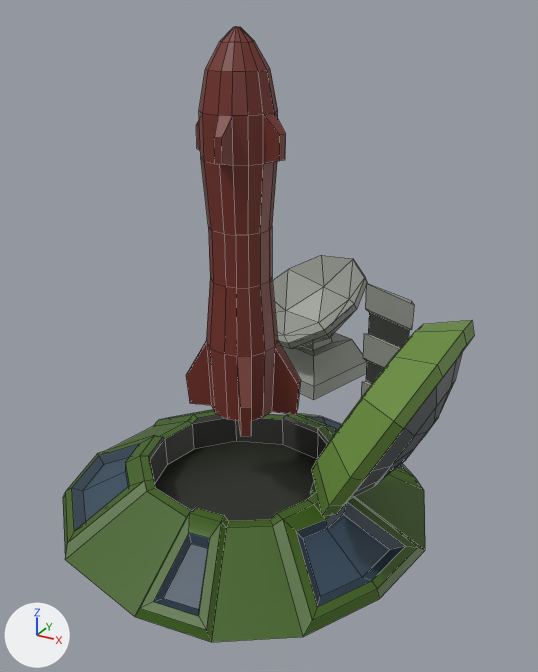
Before and after pictures for a commit that changed the FBX model Assets/FBX/Turret/Mech/MechRktT2.fbx.
The view is the same before and after, from a camera (50 mm lens) standing at (3.19, -5.41, 4.54) and looking at (-0.07, 0.52, 1.57). Lighting does not change. The marker at lower left points along +X, +Y and +Z. Mesh edges are drawn as thin lines.

Names of what the first picture shows: 'MechRktT2', 'RocketT2'.
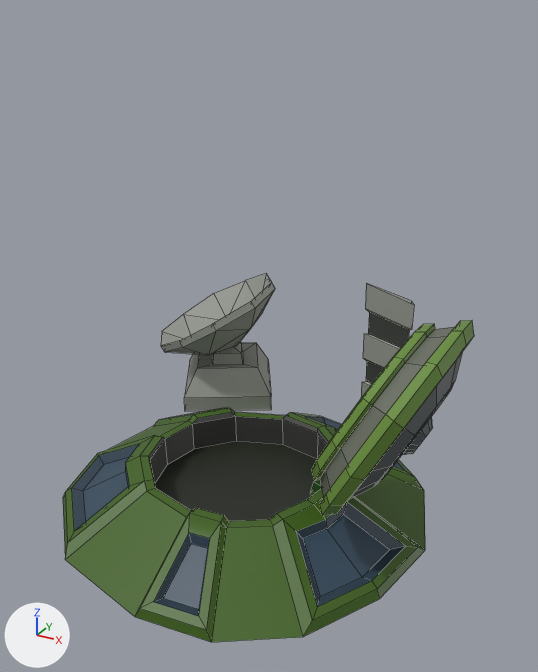
Changed parts and their boxes [x1, y1, x2, y2] in the pictures (538 x 672 px; the box of a moved part takes in the faces that stretch with it):
'MechRktT2', reshaped
    before: [63, 255, 474, 642]
    after: [63, 273, 474, 642]
'RocketT2', deleted (brown)
    before: [186, 27, 301, 436]
part 1 of me_cube_003, built on
    both: [312, 320, 472, 515]
part 2 of me_cube_003, moved or reshaped
    before: [272, 255, 367, 399]
    after: [161, 273, 275, 411]

Patch to the scene script:
```diff
--- a/Assets/FBX/Turret/Mech/MechRktT2.fbx.py
+++ b/Assets/FBX/Turret/Mech/MechRktT2.fbx.py
@@ me_cube_003 @@
 # used by ob_mechrktt2; location = (0.0, 0.0, 0.0)
-me_cube_003.from_pydata(...)  # 412 vertices, 407 faces; spans x -1.87..2.01, y -1.86..3.49, z 0.0..2.29
+me_cube_003.from_pydata(...)  # 503 vertices, 498 faces; spans x -2.21..2.01, y -1.86..2.59, z 0.0..2.29
+# me_cube_003 part 1
+# 11 vertices are removed from x 1.63..1.83, y -0.35..0.09, z 1.06..1.46
+# 27 faces are deleted
+# 2 vertices move from x 1.65..1.83, y -0.26..-0.05, z 1.1..1.45 to x 1.69..1.8, y -0.21..-0.08, z 1.16..1.37
+# 102 vertices are added at x 0.92..1.9, y -1.04..0.84, z 0.58..2.27
+# 118 new faces join them
+# me_cube_003 part 2
+# 8 vertices are removed from x -0.32..0.06, y 2.46..3.34, z 0.01..1.47
+# 21 faces are deleted
+# 45 vertices move from x -1.5..-0.17, y 1.97..3.49, z 0.01..1.55 to x -2.21..-0.84, y 1.0..2.59, z 0.01..1.55
+# 8 vertices are added at x -1.12..-0.68, y 1.1..1.99, z 0.01..1.47
+# 21 new faces join them
 me_cube_003.materials.append(mat_material)
@@ ob_rockett2 @@
-ob_rockett2 = bpy.data.objects.new('RocketT2', me_cube_001)
-ob_rockett2.location = (0.0, 0.0, 0.0)
```
